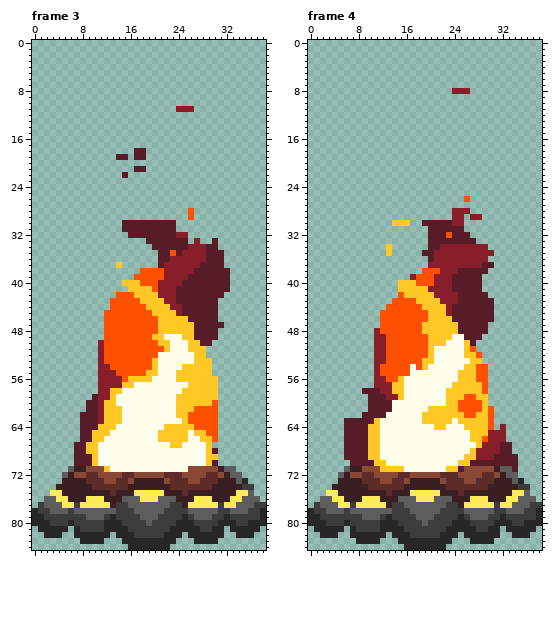
Edited in one commit: pixel-art file (Assets/campfire.aseprite). Above: the version before the commit.
39x85 pixels, 12 frames. Shown: frame 3, frame 4. The commit also changed other frames, which this record leaves out.
The same view after the edit:
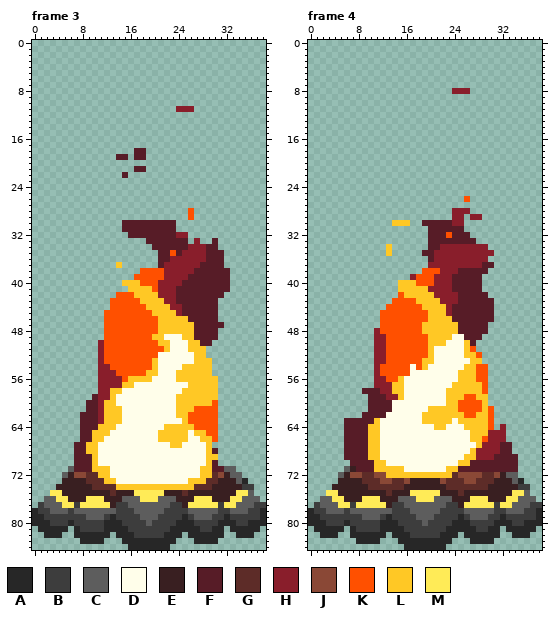
Palette (. is transparent): A #272727  B #3d3d3d  C #5d5d5d  D #fffeea  E #391f21  F #571c27  G #5d2c28  H #891e2b  J #8a4836  K #ff5000  L #ffc825  M #ffeb57
Diff:
--- frame 3
@@ x 0..38 @@
 70 .......FFFLDDDDDDDDDDDDDDDDDDLF........
-71 ......CEEJJJLDDDDDDDDDDDDDJJJJJECC.....
-72 .....CEJJGGJJJJGGJJJJJGGGJJJJGGJECC....
-73 .....EEEEGGGJJGGJEEEEEJGGGJJGGGEEECA...
-74 ....EEEEEEGGGGGGEEEEEEEGGGGGGGEEEEEBB..
+71 ......CFFFLLLDDDDDDDDDDDDDDDLLFFCC.....
+72 .....CEJJGGLLDDDDDDDDDDDDDDDLLGJECC....
+73 .....EEEEGGGLLDDDDDDDDDDDDLLLGGEEECA...
+74 ....EEEEEEGGGGLLLLLLLLLLLLLGGGEEEEEBB..
 75 ...MMEEEEEEEEGEEEMMMMMEEEGEEEEEEEEMMC..
--- frame 4
@@ x 0..38 @@
 70 .......FFFFLLDDDDDDDDDDDDLLFFFFFFFF....
-71 ......CEEJJJLLLLDDDDDDDLLFJJJJJECCF....
-72 .....CEJJGGJJJJGGJJJJJGGGJJJJGGJECC....
+71 ......CEFFFLLLLLDDDDDDDLLFFFFFFFFFF....
+72 .....CEJJGGJJLLLLLLLLLLLGJJJJGGJECC....
 73 .....EEEEGGGJJGGJEEEEEJGGGJJGGGEEECA...
